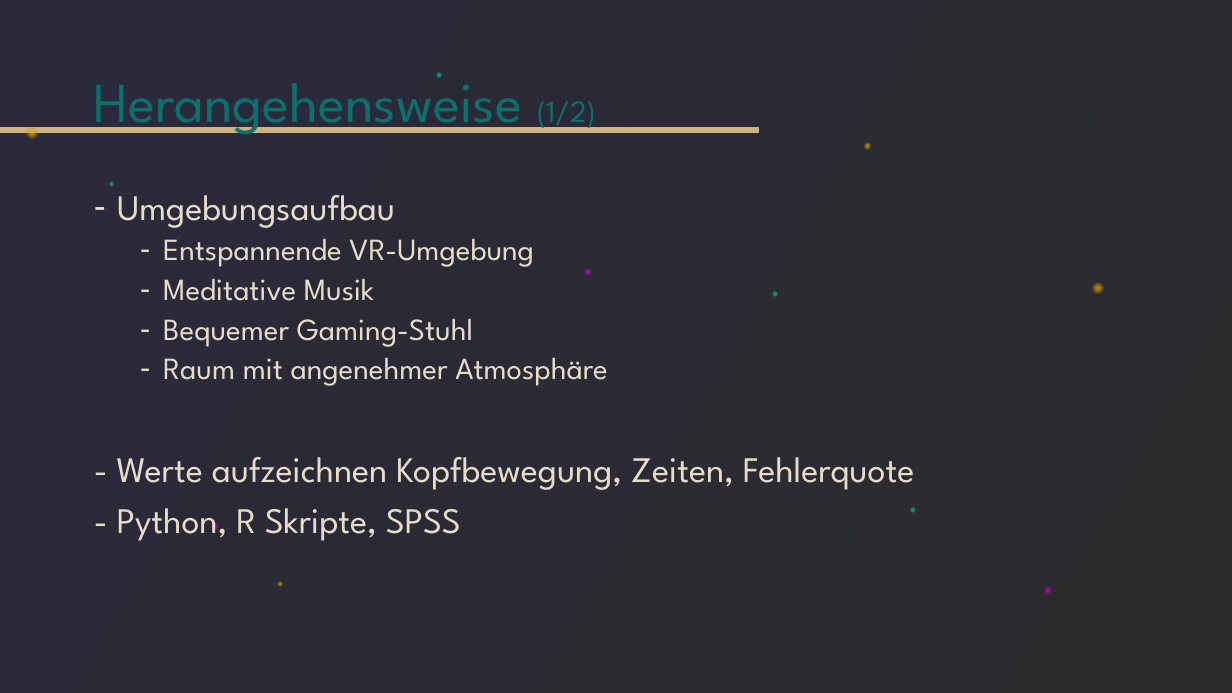
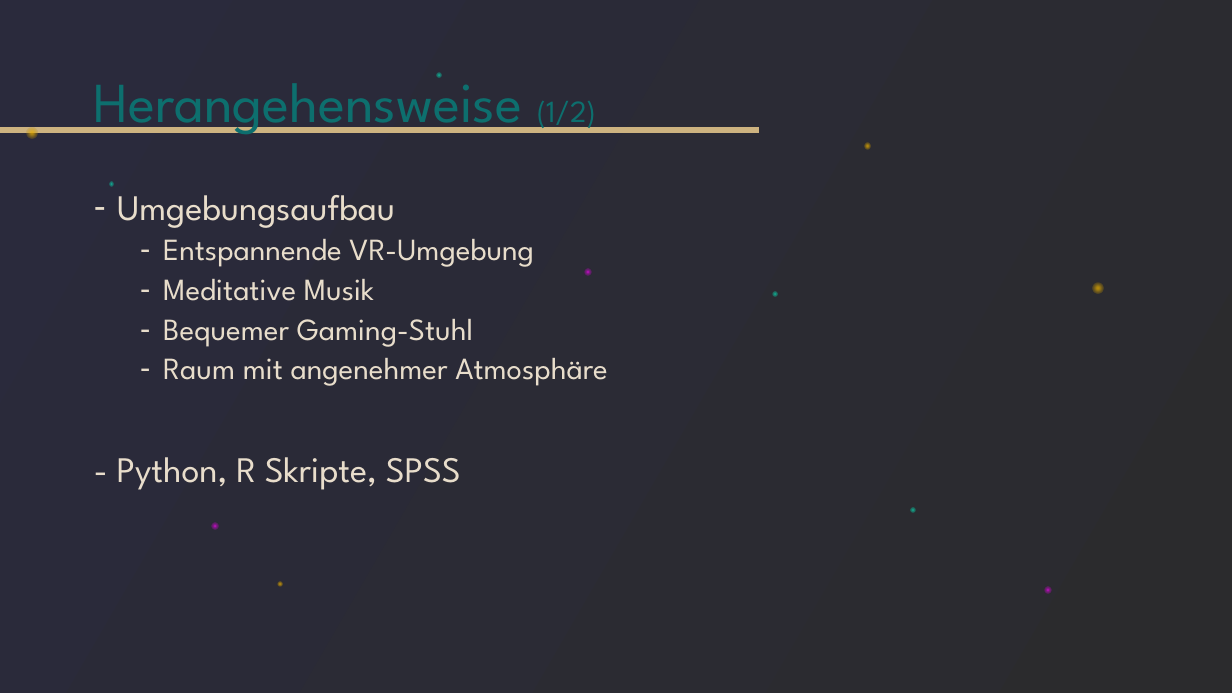
Before and after one commit to tlahmann/mci-af, a slide deck: slide 4 of presentation/Resync Studie.pptx. Drawn at 1232x693 pixels with LibreOffice and Linux fonts; fonts in the diff are those of the drawing. Boxes give left, top, right and bottom in pixels: in the first picture for what was removed or moved away, otherwise in the second. Text is boxed around its words. In the diff, an @@ line names an element or a change of style, - is before the commit and + after.

Commit message:
Diagramme angepasst und in Herangehensweise verbesserungen vorgenommen

```diff
--- a/presentation/Resync Studie.pptx
+++ b/presentation/Resync Studie.pptx
@@ text at bbox=[117, 457, 914, 490]: paragraph removed @@
-- Werte aufzeichnen Kopfbewegung, Zeiten, Fehlerquote
```
Also in this commit, not shown: 5 other slides changed.
